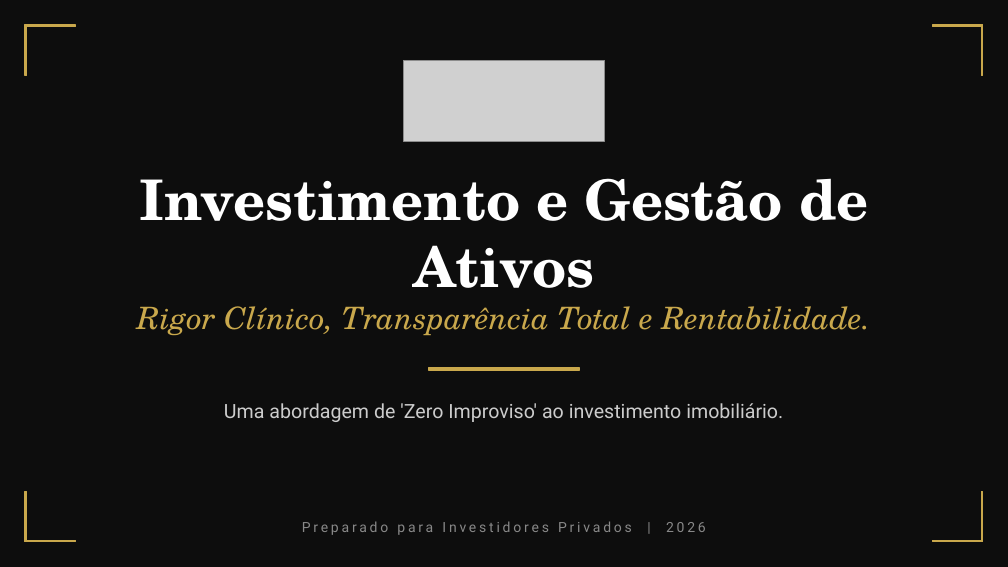
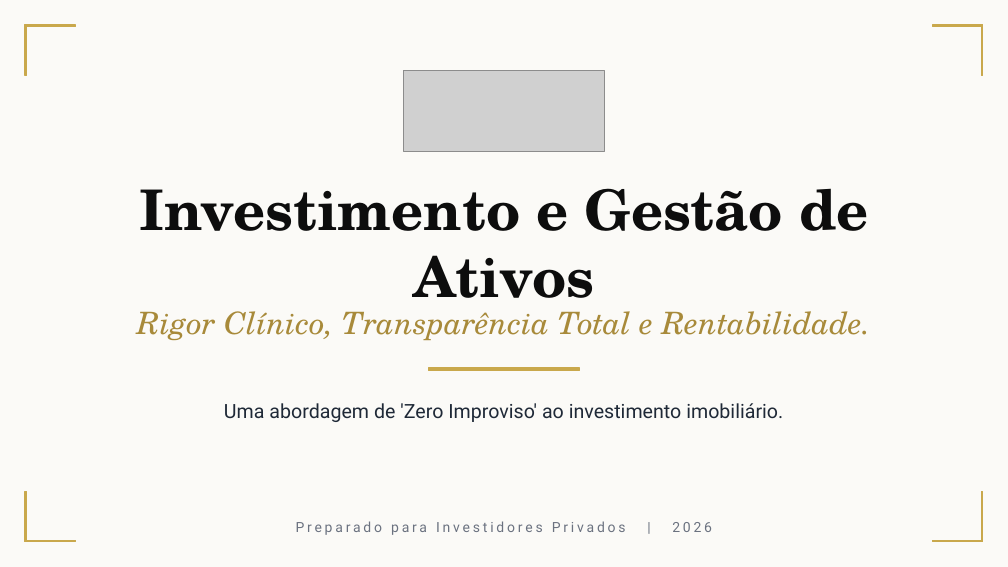
Before and after one commit to somniumprs-source/SomniumProperties-Dashboard, a slide deck: slide 1 of Apresentacao_Investidores_Marco_2026.pptx. Drawn at 1008x567 pixels with LibreOffice and Linux fonts; fonts in the diff are those of the drawing; grey boxes stand for pictures. Boxes give left, top, right and bottom in pixels: in the first picture for what was removed or moved away, otherwise in the second. Text is boxed around its words. In the diff, an @@ line names an element or a change of style, - is before the commit and + after.

```diff
--- a/Apresentacao_Investidores_Marco_2026.pptx
+++ b/Apresentacao_Investidores_Marco_2026.pptx
@@ background #0D0D0D to #FBFAF7 @@
@@ picture: place and size @@
-picture at (403, 60, 605, 141)
+picture at (403, 71, 605, 151)
@@ text "Investimento e Gestão de Ativos": place and size @@
-text "Investimento e Gestão de Ativos" at (139, 178, 868, 307)
+text "Investimento e Gestão de Ativos" at (139, 188, 868, 317)
@@ text "Investimento e Gestão de Ativos" at (139, 188, 868, 317): text colour #FFFFFF to #0D0D0D @@
@@ text "Rigor Clínico, Transparência Total e ..." at (137, 311, 871, 341): text colour #C9A84C to #A88A3A @@
@@ text "Uma abordagem de 'Zero Improviso' ..." at (224, 403, 783, 422): text colour #CCCCCC to #1F2937 @@
@@ text "Preparado para Investidores Privados | ..." at (296, 521, 712, 535): text colour #888888 to #6B7280 @@
```
Also in this commit, not shown: 7 other slides changed, 2 slides added, 6 slides removed, 3 other files.
